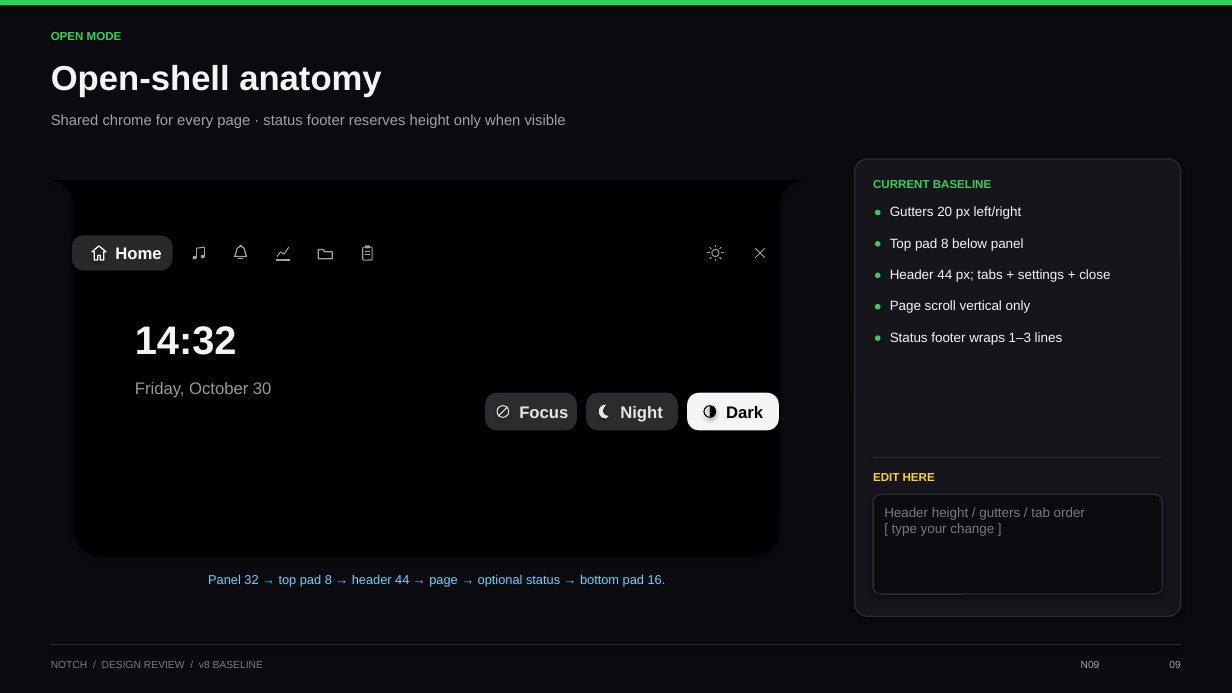
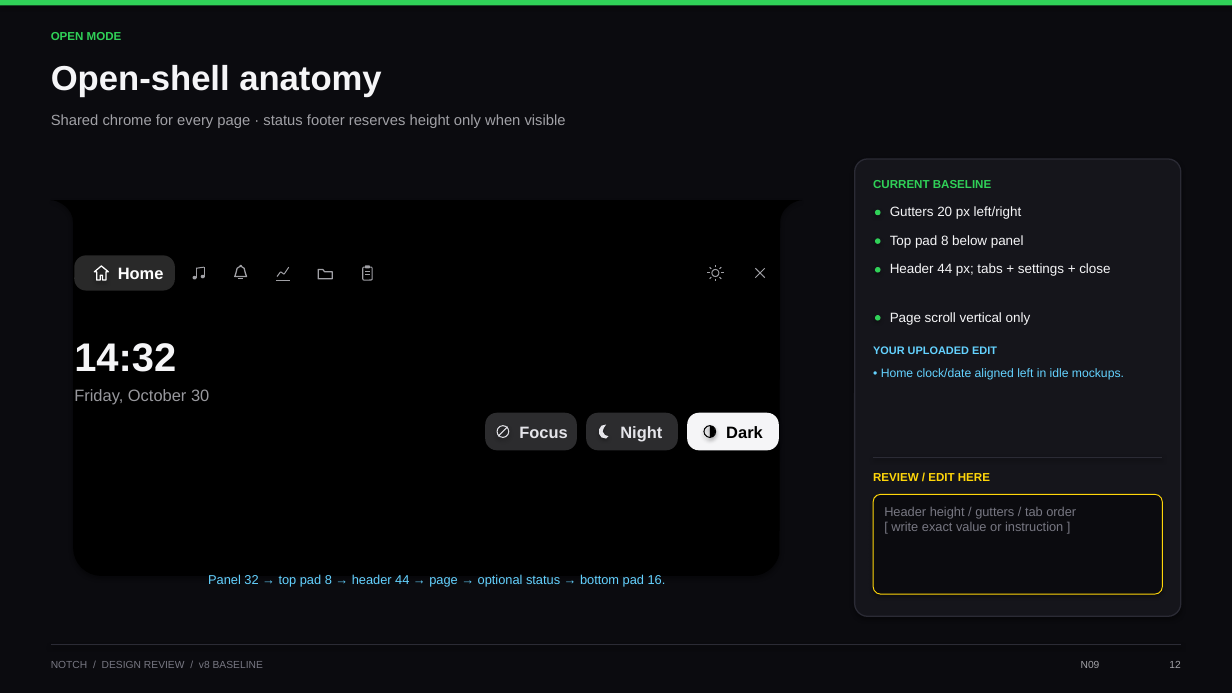
Before and after one commit to pavit12301611/notch, a slide deck: slide 12 of Notch-Design-Review.pptx (slide 9 before the commit). Drawn at 1232x693 pixels with LibreOffice and Linux fonts; fonts in the diff are those of the drawing. Boxes give left, top, right and bottom in pixels: in the first picture for what was removed or moved away, otherwise in the second. Text is boxed around its words. In the diff, an @@ line names an element or a change of style, - is before the commit and + after.

Commit message:
Expand design review workbook and preserve uploaded PPT edits

```diff
--- a/Notch-Design-Review.pptx
+++ b/Notch-Design-Review.pptx
@@ line moved from (204, 247) - (204, 257) to (196, 278) - (196, 268) @@
@@ line moved from (196, 258) - (196, 249) to (204, 267) - (204, 276) @@
@@ ellipse: place and size @@
-ellipse at (875,273,881,278)
+ellipse at (875,267,881,273)
@@ text "Header 44 px; tabs + ...": place and size @@
-text "Header 44 px; tabs + ..." at (890,269,1110,282)
+text "Header 44 px; tabs + ..." at (890,263,1110,276)
@@ line moved from (365, 255) - (370, 255) to (365, 272) - (370, 272) @@
@@ line moved from (712, 249) - (710, 248) to (712, 277) - (710, 279) @@
@@ 14 lines, 6 freeform shapes, 6 ellipses, 6 rounded rectangles, 4 texts: place and size @@
-14 lines, 6 freeform shapes, 6 ellipses, 6 rounded rectangles, 4 texts at (51,180,802,556)
+14 lines, 6 freeform shapes, 6 ellipses, 6 rounded rectangles, 4 texts at (51,201,802,577)
@@ line moved from (720, 249) - (722, 248) to (720, 277) - (722, 279) @@
@@ text "14:32": place and size @@
-text "14:32" at (135,326,237,355)
+text "14:32" at (74,343,176,372)
@@ text "14:32" at (74,343,176,372): size 31 to 31.1 pt @@
@@ 2 lines, 1 text, 1 ellipse: place and size @@
-2 lines, 1 text, 1 ellipse at (710,257,1031,313)
+2 lines, 1 text, 1 ellipse at (710,267,1031,325)
@@ text added at (873,346,997,354), 8.5 pt, text #64D2FF, bold @@
+YOUR UPLOADED EDIT
@@ ellipse removed at (875,335,881,341) @@
@@ text removed at (890,332,1063,345) @@
-Status footer wraps 1–3 lines
@@ size 13 to 12.8 pt in 5 elements at (519,426,567,438), (620,426,662,441), (726,426,763,438), (118,267,164,279), (74,389,209,405) @@
@@ text "Friday, October 30": place and size @@
-text "Friday, October 30" at (135,382,272,398)
+text "Friday, October 30" at (74,389,209,405)
@@ text added at (881,368,1124,380), 9.5 pt, text #64D2FF @@
+• Home clock/date aligned left in idle mockups.
@@ text at (873,472,990,484): text changed @@
-EDIT HERE
+REVIEW / EDIT HERE
@@ rounded rectangle at (873,494,1163,594): outline #2B2B35 1 pt to #FFD60A 0.75 pt @@
@@ text at (884,507,1076,519): size 10.5 to 10 pt in "Header height / gutters / tab order" @@
@@ text at (891,522,1063,531): text changed; size 10.5 to 10 pt @@
-[ type your change ]
+[ write exact value or instruction ]
@@ text at (1169,661,1180,668): text changed @@
-09
+12
```
Also in this commit, not shown: 43 other slides changed, 17 slides added, 3 other files.
